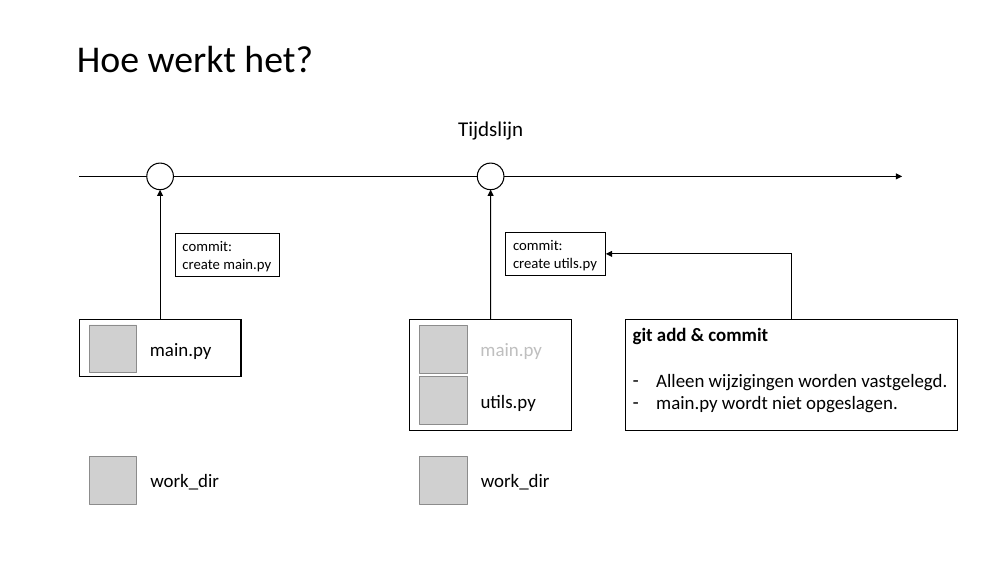
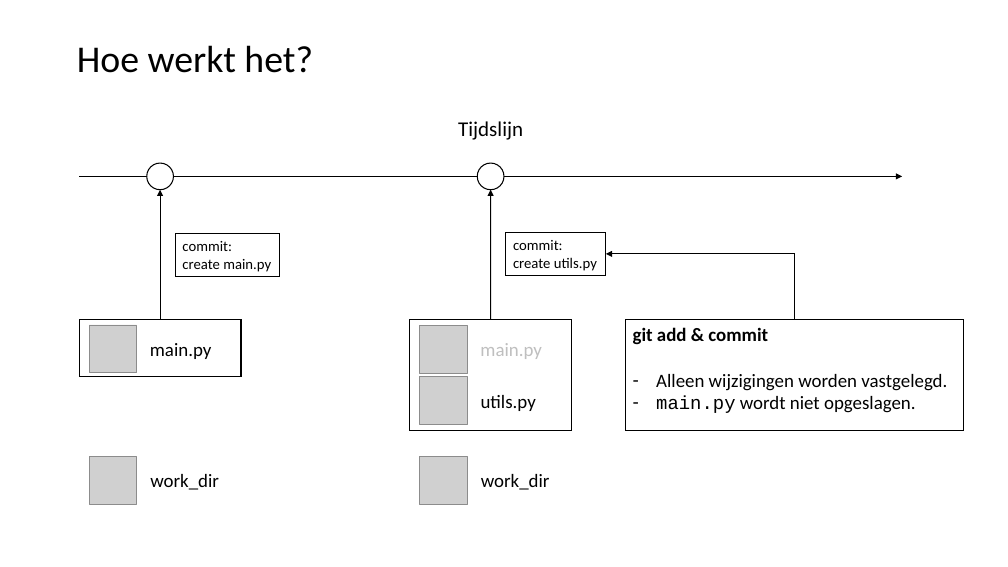
Before and after one commit to LFKoning/knowledge-sharing, a slide deck: slide 8 of git/1_basics/git_basic.pptx. Drawn at 1008x567 pixels with LibreOffice and Linux fonts; fonts in the diff are those of the drawing; grey boxes stand for pictures. Boxes give left, top, right and bottom in pixels: in the first picture for what was removed or moved away, otherwise in the second. Text is boxed around its words. In the diff, an @@ line names an element or a change of style, - is before the commit and + after.

```diff
--- a/git/1_basics/git_basic.pptx
+++ b/git/1_basics/git_basic.pptx
@@ elbow arrow moved from (792, 319) - (606, 254) to (795, 319) - (606, 254) @@
@@ rectangle "git add & commit": place and size @@
-rectangle "git add & commit" at <box>625,319,958,430</box>
+rectangle "git add & commit" at <box>625,319,964,430</box>
@@ text in rectangle at <box>656,396,916,413</box>: font Calibri to Courier New in "main.py" @@
```
Also in this commit, not shown: 5 other slides changed, 2 slides added, 2 other files.
